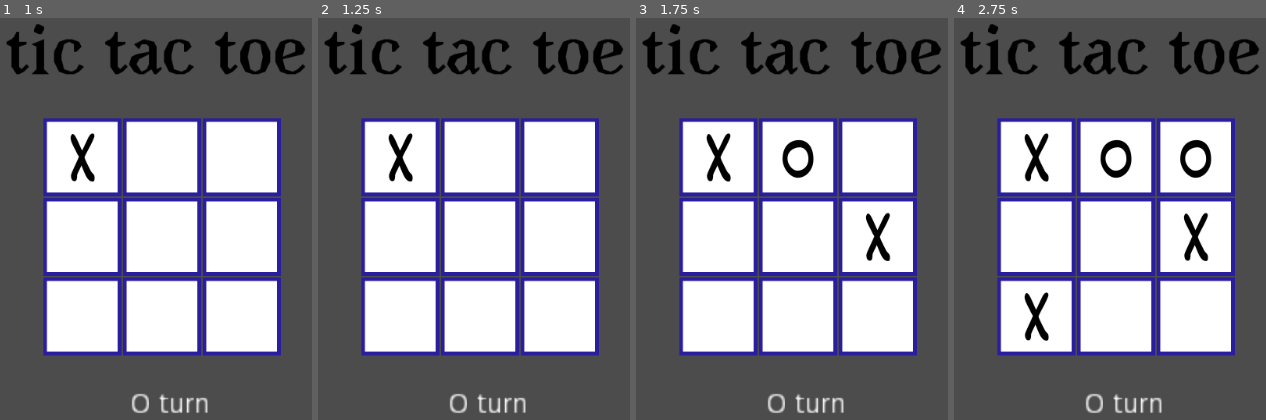
Above: before the commit, frames 1-4 (left to right).
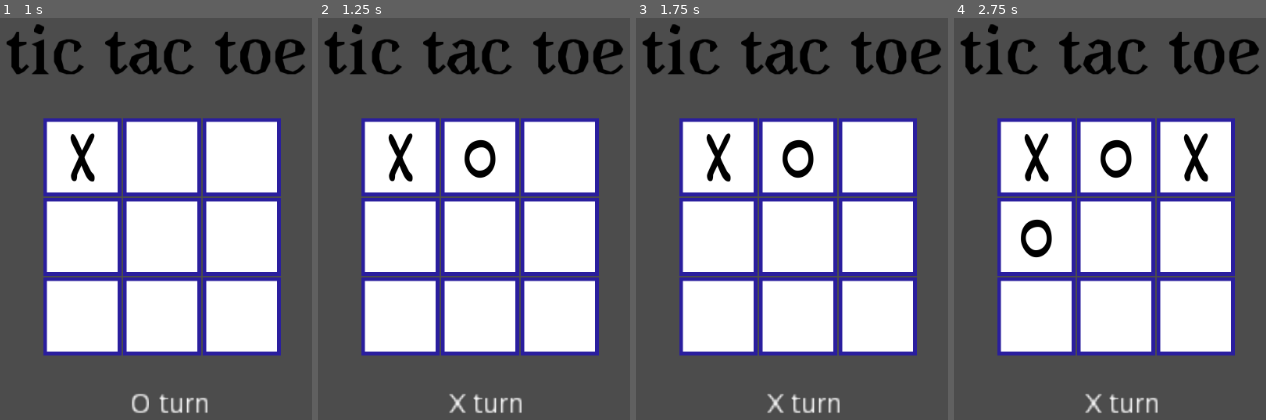
Above: after the commit, the same moments.

Repository: containedx/tic-tac-toe-AI
Game: Godot game, scene res://main_scene/game_scene.tscn
Two runs of this game, one before a commit and one after it. Both use one fixed random seed, a clock stepped at 60 frames per second and the inputs below. The project has no main scene, so this scene is started directly.
Inputs (mouse positions are in pixels of both pictures, inside the frame that each line leads up to):
- Up to frame 1 (1 s): click (81, 158) at 0.52 s
- Up to frame 2 (1.25 s): no input
- Up to frame 3 (1.75 s): click (798, 158) at 1.27 s
- Up to frame 4 (2.75 s): click (1197, 158) at 2.02 s

Frame 1 is identical in both runs. In frame 2, 1.2% of the frame differs, in the area x 41-67%, y 30-99%; in frame 3, 1.2%; in frame 4, 2.9%, in the area x 21-83%, y 28-99%.

Commit message:
get first avaiable

Diff:
--- a/tic_tac_toe_ai/main_scene/computer_player.gd
+++ b/tic_tac_toe_ai/main_scene/computer_player.gd
@@ -2,21 +2,35 @@
 
 
 func make_move(board : Array) -> void:
-	yield(get_tree().create_timer(1.0), "timeout")
+	yield(get_tree().create_timer(0.5), "timeout")
 	print("computer is making move")
 
-	var blank_pieces : Array = []
+	var temp_board = copy_board(board)
+	var avaiable = get_first_avaiable(board)
+	if !avaiable :
+		return
+
+
+	#pick random for now
+	#var rng = RandomNumberGenerator.new()
+	#var random_number = rng.randf_range(0, avaiable.size() - 1)
+	#var random_choice = avaiable[random_number]
+	#print("random ", random_number, random_choice)
+	avaiable._on_button_pressed_up()
+
+
+
+func get_first_avaiable(board : Array):
 	for row in board:
 		for r in row:
 			if r.status == -1:
-				blank_pieces.append(r)
+				return r
 
-	if !blank_pieces :
-		return
 
-	#pick random for now
-	var rng = RandomNumberGenerator.new()
-	var random_number = rng.randf_range(0, blank_pieces.size() - 1)
-	var random_choice = blank_pieces[random_number]
-	print("random ", random_number, random_choice)
-	random_choice._on_button_pressed_up()
+func copy_board(board : Array) -> Array :
+	var copied_board : Array = board.duplicate(true)
+	for i in range(3):
+		for j in range(3):
+			copied_board[i][j] = board[i][j].status
+
+	return copied_board
